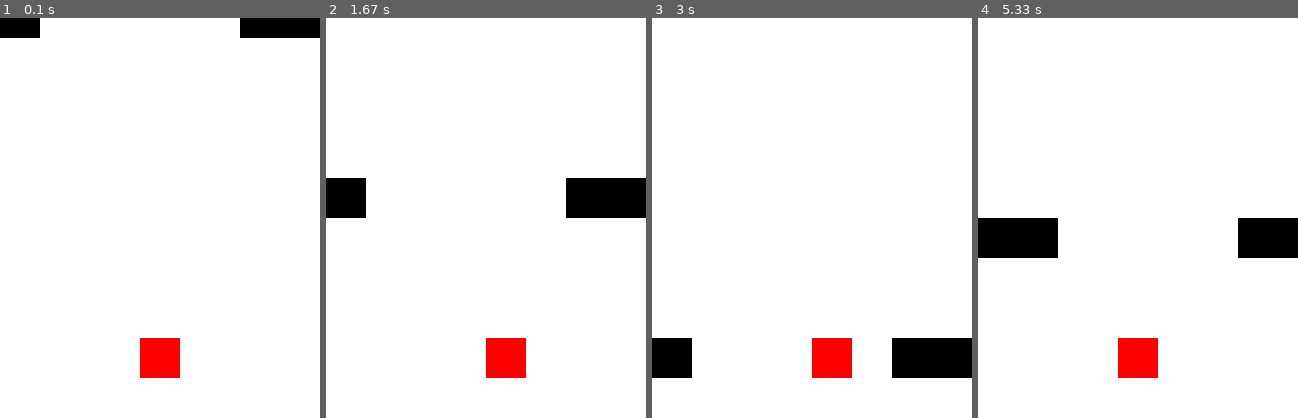
Above: before the commit, frames 1-4 (left to right).
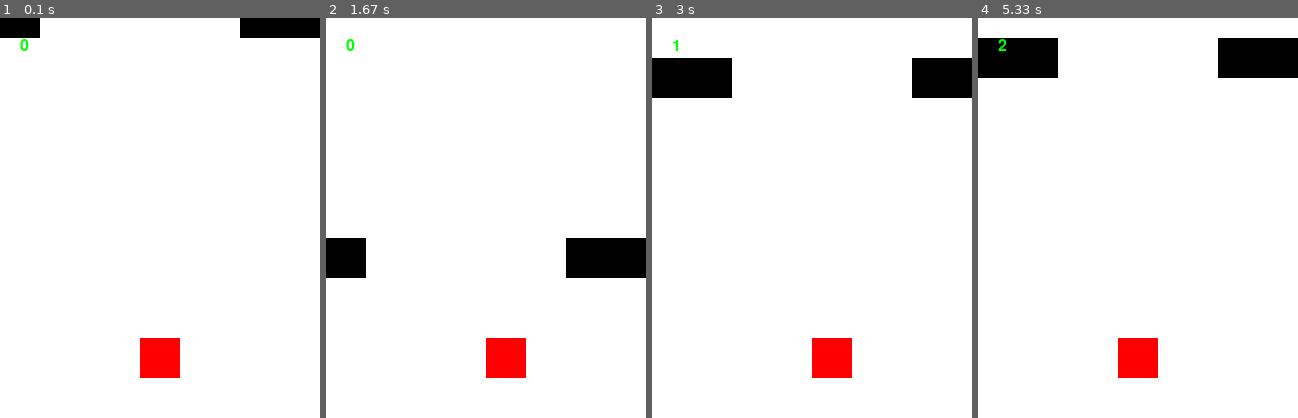
Above: after the commit, the same moments.

Repository: SHC-Robotics-Team-8255/robotics-pygame-rml
Game: pygame game, started from game.py
The game is run twice, just before and just after one commit, with the same random seed, the same clock (stepped at 60 frames per second) and the same inputs.
Inputs:
- Up to frame 1 (0.1 s): no input
- Up to frame 2 (1.67 s): hold Right 0.33-0.8 s; hold Right 0.83-1.3 s; hold Left from 1.33 s (still down)
- Up to frame 3 (3 s): release Left at 1.87 s; hold Left 1.9-2.3 s; hold Right 2.33-2.97 s
- Up to frame 4 (5.33 s): hold Left 3-3.47 s; hold Right 3.5-3.97 s; hold Right 4-4.47 s; hold Left 4.5-5.03 s; hold Left from 5.07 s (still down)

The runs differ from the first frame. In frame 1, less than 0.1% of the frame differs, in the area x 6-10%, y 5-9%; in frame 2, 7.6%; in frame 3, 8.2%; in frame 4, 9.4%, in the area x 0-100%, y 5-60%.

Commit message:
create/process trained models with an example model and videos

Diff:
--- /dev/null
+++ b/agent.py
@@ -0,0 +1,426 @@
+import pygame
+import numpy as np
+import time
+import random
+import imageio
+import tensorflow as tf
+import os
+import cv2
+import matplotlib
+import matplotlib.pyplot as plt
+
+from tf_agents.environments import py_environment
+from tf_agents.environments import tf_py_environment
+from tf_agents.environments import utils
+from tf_agents.specs import array_spec, tensor_spec
+from tf_agents.trajectories import time_step as ts
+from tf_agents.networks import q_network
+from tf_agents.agents.dqn import dqn_agent
+from tf_agents.utils import common
+from tf_agents.policies import random_tf_policy
+from tf_agents.replay_buffers import tf_uniform_replay_buffer
+from tf_agents.trajectories import trajectory
+from tf_agents.policies import policy_saver
+
+tf.compat.v1.enable_v2_behavior()
+
+
+class Field:
+
+    def __init__(self, row_blocks, col_blocks, block_width, block_height):
+        self.row_width = row_blocks
+        self.col_height = col_blocks
+
+        self.block_width = block_width
+        self.block_height = block_height
+
+        self.total_width = self.block_width * self.row_width
+        self.total_height = self.block_height * self.col_height
+
+        self.field = np.zeros((col_blocks, row_blocks), int)
+        # self.field = [[0].copy() * row_blocks].copy() * col_blocks
+
+        # self.field[1][1] = 1
+
+        self.gate_width = 5
+
+        self.padding = 2
+
+        self.next_gate = True
+
+        self.layers_per_gate = 2
+
+        self.layers_left = self.layers_per_gate
+
+        self.gate = self.generate_gate()
+
+    def generate_gate(self):
+        gate = np.ones(self.row_width)
+
+        gate_left_start = random.randrange(self.padding, self.row_width - self.padding - self.gate_width)
+
+        for i in range(gate_left_start, gate_left_start + self.gate_width):
+            gate[i] = 0
+
+        return gate
+
+    def shorten_gate(self):
+        self.gate_width = max(5, self.gate_width - 1)
+
+    def update(self):
+        return_true = False
+        if self.field[19][0] == 1 and not self.next_gate:
+            self.next_gate = True
+            self.gate = self.generate_gate()
+            return_true = True
+
+        self.field = np.delete(self.field, 19, 0)
+        if self.next_gate:
+            self.field = np.insert(self.field, 0, self.gate, 0)
+            self.layers_left -= 1
+            if self.layers_left == 0:
+                self.next_gate = False
+                self.layers_left = self.layers_per_gate
+        else:
+            self.field = np.insert(self.field, 0, np.zeros(self.row_width, int), 0)
+
+        return return_true
+
+    def __repr__(self):
+        return " " + self.field.__repr__().replace("],", "],\n ")
+
+
+class Game(py_environment.PyEnvironment):
+    block_width = 20
+    block_height = 20
+
+    row_blocks = 16
+    col_blocks = 20
+
+    def __init__(self, limit=True):
+
+        self._action_spec = array_spec.BoundedArraySpec(
+            shape=(), dtype=np.int32, minimum=0, maximum=1, name='action')
+        self._observation_spec = array_spec.BoundedArraySpec(
+            shape=(7, 16), dtype=np.int32, minimum=0, name='observation')
+
+        self.field = Field(self.row_blocks, self.col_blocks, self.block_width, self.block_height)
+        self.render_field = None
+
+        # self.window = pygame.display.set_mode((self.field.total_width, self.field.total_height))
+
+        # self.clock = pygame.time.Clock()
+
+        self.game_over = False
+
+        self.player = [7, 16]
+
+        self.difficulty = 0
+        self.difficulty_jump = 100
+
+        self.score = 0
+
+        self._step_count = 0
+        self._episode_ended = False
+
+        self.limit = limit
+
+        # self.start_game_loop()
+
+    def action_spec(self):
+        return self._action_spec
+
+    def observation_spec(self):
+        return self._observation_spec
+
+    def _reset(self):
+        # self._state = 0
+        self._step_count = 0
+        self.field = Field(self.row_blocks, self.col_blocks, self.block_width, self.block_height)
+        self._episode_ended = False
+        self.render_field = self.field.field.copy()
+        self.render_field[self.player[1]][self.player[0] % self.row_blocks] += 2
+        self.render_field[self.player[1] + 1][self.player[0] % self.row_blocks] += 2
+        self.render_field[self.player[1]][(self.player[0] + 1) % self.row_blocks] += 2
+        self.render_field[self.player[1] + 1][(self.player[0] + 1) % self.row_blocks] += 2
+        return ts.restart(self.render_field[11:18])
+
+    # def increase_score(self):
+    #    self.score += 1
+
+    def start_game_loop(self):
+        frame_count = 0
+        while not self.game_over:
+
+            if frame_count % self.difficulty_jump == 0:
+                self.difficulty += 1
+                self.field.shorten_gate()
+
+            events = pygame.event.get()
+            action = 0
+
+            for event in events:
+                if event.type == pygame.QUIT:
+                    self.game_over = True
+                if event.type == pygame.KEYDOWN and event.key == pygame.K_LEFT:
+                    action -= 1
+                if event.type == pygame.KEYDOWN and event.key == pygame.K_RIGHT:
+                    action += 1
+
+            self.player[0] += action
+
+            if frame_count % 4 == 0:
+                self.field.update()
+            self.render()
+            frame_count += 1
+        time.sleep(3)
+
+    def _step(self, action):
+
+        if self.limit and self._step_count > 10000:
+            self._episode_ended = True
+            reward = 100
+            return ts.termination(self.render_field[11:18], reward)
+
+        if self._episode_ended:
+            return self.reset()
+
+        if self._step_count % self.difficulty_jump == 0:
+            self.difficulty += 1
+            self.field.shorten_gate()
+
+        # events = pygame.event.get()
+        total_action = 0
+        # print(action)
+
+        if action == 0:
+            total_action = -1
+        else:
+            total_action = 1
+
+        # for event in events:
+        #    if event.type == pygame.KEYDOWN and event.key == pygame.K_LEFT:
+        #        action -= 1
+        #    if event.type == pygame.KEYDOWN and event.key == pygame.K_RIGHT:
+        #        action += 1
+
+        self.player[0] += total_action
+
+        reward = 1.0
+        if self._step_count % 3 == 0:
+            self.field.update()
+            #    reward = 10.0
+        # self.render()
+
+        self.render_field = self.field.field.copy()
+
+        self.render_field[self.player[1]][self.player[0] % self.row_blocks] += 2
+
+        self.render_field[self.player[1] + 1][self.player[0] % self.row_blocks] += 2
+
+        self.render_field[self.player[1]][(self.player[0] + 1) % self.row_blocks] += 2
+
+        self.render_field[self.player[1] + 1][(self.player[0] + 1) % self.row_blocks] += 2
+
+        # print(self.render_field[12: 17])
+        # self.render()
+
+        for row in range(len(self.render_field)):
+            for block in range(len(self.render_field[row])):
+                if self.render_field[row][block] == 3:
+                    self._episode_ended = True
+                    reward = -100
+                    return ts.termination(self.render_field[11:18], reward)
+
+        self._step_count += 1
+        return ts.transition(self.render_field[11:18], reward=reward, discount=1.0)
+
+    def get_color(self, number):
+        if np.equal(number, 0):
+            return (255, 255, 255)
+        elif np.equal(number, 1):
+            return (0, 0, 0)
+        elif np.equal(number, 2):
+            return (255, 0, 0)
+        else:
+            self.game_over = True
+            return (0, 255, 0)
+
+    def render(self, mode=''):
+
+        # self.window.fill((0, 0, 0))
+        render = np.zeros((20, 16, 3))
+
+        for row in range(len(self.render_field)):
+            for block in range(len(self.render_field[row])):
+                rectangle = pygame.Rect(block * self.block_width, row * self.block_height, self.block_width,
+                                        self.block_height)
+                # pygame.draw.rect(self.window, self.get_color(self.render_field[row][block]), rectangle)
+                render[row][block] = list(self.get_color(self.render_field[row][block]))
+
+        # self.clock.tick(24)
+        # pygame.display.update()
+        return render
+
+
+def compute_avg_return(environment, policy, num_episodes=10):
+    total_return = 0.0
+    for _ in range(num_episodes):
+
+        time_step = environment.reset()
+        episode_return = 0.0
+
+        while not time_step.is_last():
+            action_step = policy.action(time_step)
+            time_step = environment.step(action_step.action)
+            episode_return += time_step.reward
+        total_return += episode_return
+
+    avg_return = total_return / num_episodes
+    return avg_return.numpy()[0]
+
+
+if __name__ == '__main__':
+    cv2.imshow('frame', np.zeros((3, 3, 3)))
+    environment = Game()
+    utils.validate_py_environment(environment, episodes=5)
+
+    print("yea")
+
+    train_env = tf_py_environment.TFPyEnvironment(Game())
+    eval_env = tf_py_environment.TFPyEnvironment(Game())
+
+    num_iterations = 100000  # @param {type:"integer"}
+
+    initial_collect_steps = 200  # @param {type:"integer"}
+    collect_steps_per_iteration = 1  # @param {type:"integer"}
+    replay_buffer_max_length = 100000  # @param {type:"integer"}
+
+    batch_size = 64  # @param {type:"integer"}
+    learning_rate = 1e-3  # @param {type:"number"}
+    log_interval = 2000  # @param {type:"integer"}
+
+    num_eval_episodes = 10  # @param {type:"integer"}
+    eval_interval = 5000  # @param {type:"integer"}
+
+    fc_layer_params = (100,)
+
+    q_net = q_network.QNetwork(
+        train_env.observation_spec(),
+        train_env.action_spec(),
+        fc_layer_params=fc_layer_params)
+
+    optimizer = tf.compat.v1.train.AdamOptimizer(learning_rate=learning_rate)
+
+    train_step_counter = tf.Variable(0)
+
+    agent = dqn_agent.DqnAgent(
+        train_env.time_step_spec(),
+        train_env.action_spec(),
+        q_network=q_net,
+        optimizer=optimizer,
+        td_errors_loss_fn=common.element_wise_squared_loss,
+        train_step_counter=train_step_counter)
+
+    agent.initialize()
+
+    eval_policy = agent.policy
+    collect_policy = agent.collect_policy
+
+    random_policy = random_tf_policy.RandomTFPolicy(train_env.time_step_spec(),
+                                                    train_env.action_spec())
+
+    replay_buffer = tf_uniform_replay_buffer.TFUniformReplayBuffer(
+        data_spec=agent.collect_data_spec,
+        batch_size=train_env.batch_size,
+        max_length=replay_buffer_max_length)
+
+    print(compute_avg_return(eval_env, random_policy, num_eval_episodes))
+
+
+    def collect_step(environment, policy, buffer):
+        time_step = environment.current_time_step()
+        action_step = policy.action(time_step)
+        next_time_step = environment.step(action_step.action)
+        traj = trajectory.from_transition(time_step, action_step, next_time_step)
+
+        # Add trajectory to the replay buffer
+        buffer.add_batch(traj)
+
+
+    def collect_data(env, policy, buffer, steps):
+        for _ in range(steps):
+            collect_step(env, policy, buffer)
+
+
+    collect_data(train_env, random_policy, replay_buffer, initial_collect_steps)
+
+    dataset = replay_buffer.as_dataset(
+        num_parallel_calls=3,
+        sample_batch_size=batch_size,
+        num_steps=2).prefetch(3)
+
+    iterator = iter(dataset)
+
+    # (Optional) Optimize by wrapping some of the code in a graph using TF function.
+    agent.train = common.function(agent.train)
+
+    # Reset the train step
+    agent.train_step_counter.assign(0)
+
+    # Evaluate the agent's policy once before training.
+    avg_return = compute_avg_return(eval_env, agent.policy, num_eval_episodes)
+    returns = [avg_return]
+
+    tf_policy_saver = policy_saver.PolicySaver(agent.policy)
+
+    for _ in range(num_iterations):
+
+        # Collect a few steps using collect_policy and save to the replay buffer.
+        collect_data(train_env, agent.collect_policy, replay_buffer, collect_steps_per_iteration)
+
+        # Sample a batch of data from the buffer and update the agent's network.
+        experience, unused_info = next(iterator)
+        train_loss = agent.train(experience).loss
+
+        step = agent.train_step_counter.numpy()
+
+        if step % log_interval == 0:
+            print('step = {0}: loss = {1}'.format(step, train_loss))
+
+        if step % eval_interval == 0:
+            avg_return = compute_avg_return(eval_env, agent.policy, num_eval_episodes)
+            print('step = {0}: Average Return = {1}'.format(step, avg_return))
+            returns.append(avg_return)
+            policy_dir = os.path.join(os.getcwd(),
+                                      f'policies/epoch_run/policy_{round(step)}')
+            tf_policy_saver.save(policy_dir)
+
+
+    def create_policy_eval_video(policy, filename, num_episodes=20, fps=30):
+        with imageio.get_writer(filename, fps=fps) as video:
+            for _ in range(num_episodes):
+                time_step = eval_env.reset()
+                video.append_data(cv2.resize(eval_env.render()[0].numpy(), (320, 400), interpolation=cv2.INTER_NEAREST))
+                while not time_step.is_last():
+                    action_step = policy.action(time_step)
+                    time_step = eval_env.step(action_step.action)
+                    video.append_data(cv2.resize(eval_env.render()[0].numpy(), (320, 400), interpolation=cv2.INTER_NEAREST))
+                    cv2.imshow('frame',
+                               cv2.resize(eval_env.render()[0].numpy(), (320, 400), interpolation=cv2.INTER_NEAREST))
+                    cv2.waitKey(1)
+
+
+    print(compute_avg_return(eval_env, random_policy, num_eval_episodes))
+
+    iterations = range(0, num_iterations + 1, eval_interval)
+    plt.plot(iterations, returns)
+    plt.ylabel('Average Return')
+    plt.xlabel('Iterations')
+    plt.show()
+
+    create_policy_eval_video(agent.policy, "test.mp4")
+
+    #policy_dir = os.path.join(os.getcwd(),
+    #                          f'policies/epoch_run/policy_{round(compute_avg_return(eval_env, random_policy, num_eval_episodes), 2)}')
+    #tf_policy_saver.save(policy_dir)
--- /dev/null
+++ b/create_video.py
@@ -0,0 +1,21 @@
+import agent
+import tensorflow as tf
+import cv2
+from tf_agents.environments import tf_py_environment
+import imageio
+
+eval_env = tf_py_environment.TFPyEnvironment(agent.Game(limit=False))
+
+name = 'perfect_policies/policy_5_width_max_score'
+saved_policy = tf.compat.v2.saved_model.load(name)
+time_step = eval_env.reset()
+
+num_frames = 0
+fps = 24
+
+with imageio.get_writer(name + ".mp4", fps=fps) as video:
+    while num_frames < 10000:
+        policy_step = saved_policy.action(time_step)
+        time_step = eval_env.step(policy_step.action)
+        video.append_data(cv2.resize(eval_env.render()[0].numpy(), (320, 400), interpolation=cv2.INTER_NEAREST))
+        num_frames += 1
--- a/game.py
+++ b/game.py
@@ -2,6 +2,8 @@
 import numpy as np
 import time
 import random
+
+pygame.init()
 
 
 class Field:
@@ -115,7 +117,7 @@
 
             self.player[0] += action
 
-            if frame_count % 4 == 0:
+            if frame_count % 3 == 0:
                 self.field.update(self.increase_score)
             self.render()
             frame_count += 1
@@ -152,7 +154,10 @@
                 pygame.draw.rect(self.window, self.get_color(field[row][block]), rectangle)
 
         self.clock.tick(24)
+        font = pygame.font.SysFont(None, 24)
+        img = font.render(f"{self.score}", True, (0, 255, 0))
+        self.window.blit(img, (20, 20))
         pygame.display.update()
 
-
-Game()
+if __name__ == '__main__':
+    Game()
--- /dev/null
+++ b/loader.py
@@ -0,0 +1,14 @@
+import agent
+import tensorflow as tf
+import cv2
+from tf_agents.environments import tf_py_environment
+
+eval_env = tf_py_environment.TFPyEnvironment(agent.Game(limit=False))
+
+saved_policy = tf.compat.v2.saved_model.load('policies/epoch_run/policy_40000')
+time_step = eval_env.reset()
+while True:
+    policy_step = saved_policy.action(time_step)
+    time_step = eval_env.step(policy_step.action)
+    cv2.imshow('frame', cv2.resize(eval_env.render()[0].numpy(), (320, 400), interpolation=cv2.INTER_NEAREST))
+    cv2.waitKey(13)
Not shown, changed: requirements.txt
Not shown, changed: .gitignore
Not shown, added: perfect_policies/policy_5_width_max_score.mp4
Not shown, added: perfect_policies/policy_5_width_max_score/policy_specs.pbtxt
Not shown, added: perfect_policies/policy_5_width_max_score/saved_model.pb
Not shown, added: perfect_policies/policy_5_width_max_score/variables/variables.data-00000-of-00001
Not shown, added: perfect_policies/policy_5_width_max_score/variables/variables.index
Not shown, added: test.mp4
